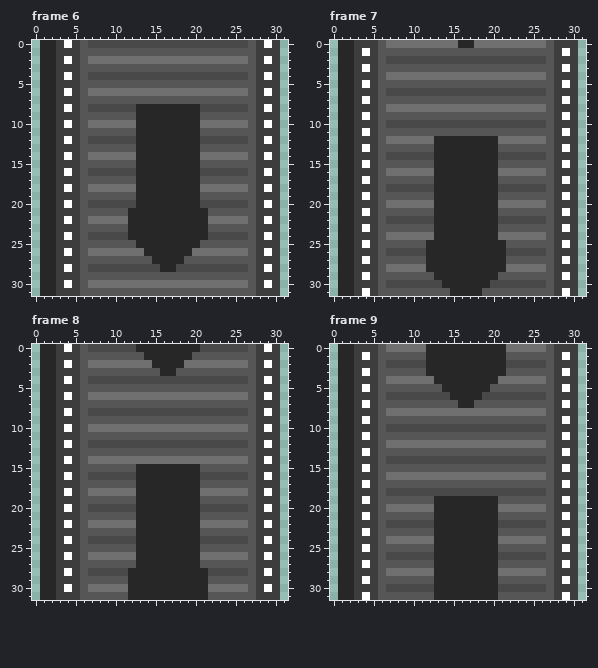
Pixel-art file: Assets/Sprites/Conveyors/down conv.aseprite. Above: the version before the commit.
32x32 pixels, 10 frames. Shown: frame 6, frame 7, frame 8, frame 9. The commit also changed other frames, which this record leaves out.
The same view after the edit:
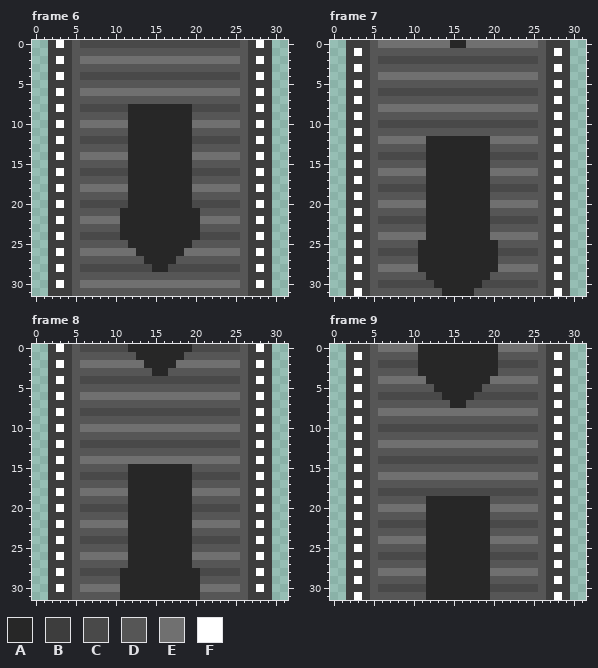
Palette (. is transparent): A #272727  B #3d3d3d  C #494949  D #565656  E #707070  F #ffffff
The edit:
Frame 6, layers "Layer 7", "Layer 6":
y 0: x 1..6 AABFBD -> .BFBDC; x 26..30 CDBFB -> DBFB.
y 1: x 1..2 AA -> .B; x 5 B -> D; x 27 D -> B; x 30 B -> .
y 2: x 1..6 AABFBD -> .BFBDE; x 26..30 EDBFB -> DBFB.
y 3: x 1..2 AA -> .B; x 5 B -> D; x 27 D -> B; x 30 B -> .
y 4: x 1..6 AABFBD -> .BFBDC; x 26..30 CDBFB -> DBFB.
y 5: x 1..2 AA -> .B; x 5 B -> D; x 27 D -> B; x 30 B -> .
y 6: x 1..6 AABFBD -> .BFBDE; x 26..30 EDBFB -> DBFB.
y 7: x 1..2 AA -> .B; x 5 B -> D; x 27 D -> B; x 30 B -> .
y 8: x 1..6 AABFBD -> .BFBDC; x 12 C -> A; x 20 A -> C; x 26..30 CDBFB -> DBFB.
y 9: x 1..2 AA -> .B; x 5 B -> D; x 12 D -> A; x 20 A -> D; x 27 D -> B; x 30 B -> .
y 10: x 1..6 AABFBD -> .BFBDE; x 12 E -> A; x 20 A -> E; x 26..30 EDBFB -> DBFB.
y 11: x 1..2 AA -> .B; x 5 B -> D; x 12 D -> A; x 20 A -> D; x 27 D -> B; x 30 B -> .
y 12: x 1..6 AABFBD -> .BFBDC; x 12 C -> A; x 20 A -> C; x 26..30 CDBFB -> DBFB.
y 13: x 1..2 AA -> .B; x 5 B -> D; x 12 D -> A; x 20 A -> D; x 27 D -> B; x 30 B -> .
y 14: x 1..6 AABFBD -> .BFBDE; x 12 E -> A; x 20 A -> E; x 26..30 EDBFB -> DBFB.
y 15: x 1..2 AA -> .B; x 5 B -> D; x 12 D -> A; x 20 A -> D; x 27 D -> B; x 30 B -> .
y 16: x 1..6 AABFBD -> .BFBDC; x 12 C -> A; x 20 A -> C; x 26..30 CDBFB -> DBFB.
y 17: x 1..2 AA -> .B; x 5 B -> D; x 12 D -> A; x 20 A -> D; x 27 D -> B; x 30 B -> .
y 18: x 1..6 AABFBD -> .BFBDE; x 12 E -> A; x 20 A -> E; x 26..30 EDBFB -> DBFB.
y 19: x 1..2 AA -> .B; x 5 B -> D; x 12 D -> A; x 20 A -> D; x 27 D -> B; x 30 B -> .
y 20: x 1..6 AABFBD -> .BFBDC; x 12 C -> A; x 20 A -> C; x 26..30 CDBFB -> DBFB.
y 21: x 1..2 AA -> .B; x 5 B -> D; x 11 D -> A; x 21 A -> D; x 27 D -> B; x 30 B -> .
y 22: x 1..6 AABFBD -> .BFBDE; x 11 E -> A; x 21 A -> E; x 26..30 EDBFB -> DBFB.
y 23: x 1..2 AA -> .B; x 5 B -> D; x 11 D -> A; x 21 A -> D; x 27 D -> B; x 30 B -> .
y 24: x 1..6 AABFBD -> .BFBDC; x 11 C -> A; x 21 A -> C; x 26..30 CDBFB -> DBFB.
y 25: x 1..2 AA -> .B; x 5 B -> D; x 12 D -> A; x 20 A -> D; x 27 D -> B; x 30 B -> .
y 26: x 1..6 AABFBD -> .BFBDE; x 13 E -> A; x 19 A -> E; x 26..30 EDBFB -> DBFB.
y 27: x 1..2 AA -> .B; x 5 B -> D; x 14 D -> A; x 18 A -> D; x 27 D -> B; x 30 B -> .
y 28: x 1..6 AABFBD -> .BFBDC; x 15 C -> A; x 17 A -> C; x 26..30 CDBFB -> DBFB.
y 29: x 1..2 AA -> .B; x 5 B -> D; x 27 D -> B; x 30 B -> .
y 30: x 1..6 AABFBD -> .BFBDE; x 26..30 EDBFB -> DBFB.
y 31: x 1..2 AA -> .B; x 5 B -> D; x 27 D -> B; x 30 B -> .
Frame 7, layers "Layer 7", "Layer 6":
y 0: x 1..2 AA -> .B; x 5..6 BD -> DE; x 15 E -> A; x 17 A -> E; x 26..27 ED -> DB; x 30 B -> .
y 1: x 1..5 AABFB -> .BFBD; x 27..30 DBFB -> BFB.
y 2: x 1..2 AA -> .B; x 5..6 BD -> DC; x 26..27 CD -> DB; x 30 B -> .
y 3: x 1..5 AABFB -> .BFBD; x 27..30 DBFB -> BFB.
y 4: x 1..2 AA -> .B; x 5..6 BD -> DE; x 26..27 ED -> DB; x 30 B -> .
y 5: x 1..5 AABFB -> .BFBD; x 27..30 DBFB -> BFB.
y 6: x 1..2 AA -> .B; x 5..6 BD -> DC; x 26..27 CD -> DB; x 30 B -> .
y 7: x 1..5 AABFB -> .BFBD; x 27..30 DBFB -> BFB.
y 8: x 1..2 AA -> .B; x 5..6 BD -> DE; x 26..27 ED -> DB; x 30 B -> .
y 9: x 1..5 AABFB -> .BFBD; x 27..30 DBFB -> BFB.
y 10: x 1..2 AA -> .B; x 5..6 BD -> DC; x 26..27 CD -> DB; x 30 B -> .
y 11: x 1..5 AABFB -> .BFBD; x 27..30 DBFB -> BFB.
y 12: x 1..2 AA -> .B; x 5..6 BD -> DE; x 12 E -> A; x 20 A -> E; x 26..27 ED -> DB; x 30 B -> .
y 13: x 1..5 AABFB -> .BFBD; x 12 D -> A; x 20 A -> D; x 27..30 DBFB -> BFB.
y 14: x 1..2 AA -> .B; x 5..6 BD -> DC; x 12 C -> A; x 20 A -> C; x 26..27 CD -> DB; x 30 B -> .
y 15: x 1..5 AABFB -> .BFBD; x 12 D -> A; x 20 A -> D; x 27..30 DBFB -> BFB.
y 16: x 1..2 AA -> .B; x 5..6 BD -> DE; x 12 E -> A; x 20 A -> E; x 26..27 ED -> DB; x 30 B -> .
y 17: x 1..5 AABFB -> .BFBD; x 12 D -> A; x 20 A -> D; x 27..30 DBFB -> BFB.
y 18: x 1..2 AA -> .B; x 5..6 BD -> DC; x 12 C -> A; x 20 A -> C; x 26..27 CD -> DB; x 30 B -> .
y 19: x 1..5 AABFB -> .BFBD; x 12 D -> A; x 20 A -> D; x 27..30 DBFB -> BFB.
y 20: x 1..2 AA -> .B; x 5..6 BD -> DE; x 12 E -> A; x 20 A -> E; x 26..27 ED -> DB; x 30 B -> .
y 21: x 1..5 AABFB -> .BFBD; x 12 D -> A; x 20 A -> D; x 27..30 DBFB -> BFB.
y 22: x 1..2 AA -> .B; x 5..6 BD -> DC; x 12 C -> A; x 20 A -> C; x 26..27 CD -> DB; x 30 B -> .
y 23: x 1..5 AABFB -> .BFBD; x 12 D -> A; x 20 A -> D; x 27..30 DBFB -> BFB.
y 24: x 1..2 AA -> .B; x 5..6 BD -> DE; x 12 E -> A; x 20 A -> E; x 26..27 ED -> DB; x 30 B -> .
y 25: x 1..5 AABFB -> .BFBD; x 11 D -> A; x 21 A -> D; x 27..30 DBFB -> BFB.
y 26: x 1..2 AA -> .B; x 5..6 BD -> DC; x 11 C -> A; x 21 A -> C; x 26..27 CD -> DB; x 30 B -> .
y 27: x 1..5 AABFB -> .BFBD; x 11 D -> A; x 21 A -> D; x 27..30 DBFB -> BFB.
y 28: x 1..2 AA -> .B; x 5..6 BD -> DE; x 11 E -> A; x 21 A -> E; x 26..27 ED -> DB; x 30 B -> .
y 29: x 1..5 AABFB -> .BFBD; x 12 D -> A; x 20 A -> D; x 27..30 DBFB -> BFB.
y 30: x 1..2 AA -> .B; x 5..6 BD -> DC; x 13 C -> A; x 19 A -> C; x 26..27 CD -> DB; x 30 B -> .
y 31: x 1..5 AABFB -> .BFBD; x 14 D -> A; x 18 A -> D; x 27..30 DBFB -> BFB.
Frame 8, layers "Layer 7", "Layer 6":
y 0: x 1..6 AABFBD -> .BFBDC; x 12 C -> A; x 20 A -> C; x 26..30 CDBFB -> DBFB.
y 1: x 1..2 AA -> .B; x 5 B -> D; x 13 D -> A; x 19 A -> D; x 27 D -> B; x 30 B -> .
y 2: x 1..6 AABFBD -> .BFBDE; x 14 E -> A; x 18 A -> E; x 26..30 EDBFB -> DBFB.
y 3: x 1..2 AA -> .B; x 5 B -> D; x 15 D -> A; x 17 A -> D; x 27 D -> B; x 30 B -> .
y 4: x 1..6 AABFBD -> .BFBDC; x 26..30 CDBFB -> DBFB.
y 5: x 1..2 AA -> .B; x 5 B -> D; x 27 D -> B; x 30 B -> .
y 6: x 1..6 AABFBD -> .BFBDE; x 26..30 EDBFB -> DBFB.
y 7: x 1..2 AA -> .B; x 5 B -> D; x 27 D -> B; x 30 B -> .
y 8: x 1..6 AABFBD -> .BFBDC; x 26..30 CDBFB -> DBFB.
y 9: x 1..2 AA -> .B; x 5 B -> D; x 27 D -> B; x 30 B -> .
y 10: x 1..6 AABFBD -> .BFBDE; x 26..30 EDBFB -> DBFB.
y 11: x 1..2 AA -> .B; x 5 B -> D; x 27 D -> B; x 30 B -> .
y 12: x 1..6 AABFBD -> .BFBDC; x 26..30 CDBFB -> DBFB.
y 13: x 1..2 AA -> .B; x 5 B -> D; x 27 D -> B; x 30 B -> .
y 14: x 1..6 AABFBD -> .BFBDE; x 26..30 EDBFB -> DBFB.
y 15: x 1..2 AA -> .B; x 5 B -> D; x 12 D -> A; x 20 A -> D; x 27 D -> B; x 30 B -> .
y 16: x 1..6 AABFBD -> .BFBDC; x 12 C -> A; x 20 A -> C; x 26..30 CDBFB -> DBFB.
y 17: x 1..2 AA -> .B; x 5 B -> D; x 12 D -> A; x 20 A -> D; x 27 D -> B; x 30 B -> .
y 18: x 1..6 AABFBD -> .BFBDE; x 12 E -> A; x 20 A -> E; x 26..30 EDBFB -> DBFB.
y 19: x 1..2 AA -> .B; x 5 B -> D; x 12 D -> A; x 20 A -> D; x 27 D -> B; x 30 B -> .
y 20: x 1..6 AABFBD -> .BFBDC; x 12 C -> A; x 20 A -> C; x 26..30 CDBFB -> DBFB.
y 21: x 1..2 AA -> .B; x 5 B -> D; x 12 D -> A; x 20 A -> D; x 27 D -> B; x 30 B -> .
y 22: x 1..6 AABFBD -> .BFBDE; x 12 E -> A; x 20 A -> E; x 26..30 EDBFB -> DBFB.
y 23: x 1..2 AA -> .B; x 5 B -> D; x 12 D -> A; x 20 A -> D; x 27 D -> B; x 30 B -> .
y 24: x 1..6 AABFBD -> .BFBDC; x 12 C -> A; x 20 A -> C; x 26..30 CDBFB -> DBFB.
y 25: x 1..2 AA -> .B; x 5 B -> D; x 12 D -> A; x 20 A -> D; x 27 D -> B; x 30 B -> .
y 26: x 1..6 AABFBD -> .BFBDE; x 12 E -> A; x 20 A -> E; x 26..30 EDBFB -> DBFB.
y 27: x 1..2 AA -> .B; x 5 B -> D; x 12 D -> A; x 20 A -> D; x 27 D -> B; x 30 B -> .
y 28: x 1..6 AABFBD -> .BFBDC; x 11 C -> A; x 21 A -> C; x 26..30 CDBFB -> DBFB.
y 29: x 1..2 AA -> .B; x 5 B -> D; x 11 D -> A; x 21 A -> D; x 27 D -> B; x 30 B -> .
y 30: x 1..6 AABFBD -> .BFBDE; x 11 E -> A; x 21 A -> E; x 26..30 EDBFB -> DBFB.
y 31: x 1..2 AA -> .B; x 5 B -> D; x 11 D -> A; x 21 A -> D; x 27 D -> B; x 30 B -> .
Frame 9, layers "Layer 7", "Layer 6":
y 0: x 1..2 AA -> .B; x 5..6 BD -> DE; x 11 E -> A; x 21 A -> E; x 26..27 ED -> DB; x 30 B -> .
y 1: x 1..5 AABFB -> .BFBD; x 11 D -> A; x 21 A -> D; x 27..30 DBFB -> BFB.
y 2: x 1..2 AA -> .B; x 5..6 BD -> DC; x 11 C -> A; x 21 A -> C; x 26..27 CD -> DB; x 30 B -> .
y 3: x 1..5 AABFB -> .BFBD; x 11 D -> A; x 21 A -> D; x 27..30 DBFB -> BFB.
y 4: x 1..2 AA -> .B; x 5..6 BD -> DE; x 12 E -> A; x 20 A -> E; x 26..27 ED -> DB; x 30 B -> .
y 5: x 1..5 AABFB -> .BFBD; x 13 D -> A; x 19 A -> D; x 27..30 DBFB -> BFB.
y 6: x 1..2 AA -> .B; x 5..6 BD -> DC; x 14 C -> A; x 18 A -> C; x 26..27 CD -> DB; x 30 B -> .
y 7: x 1..5 AABFB -> .BFBD; x 15 D -> A; x 17 A -> D; x 27..30 DBFB -> BFB.
y 8: x 1..2 AA -> .B; x 5..6 BD -> DE; x 26..27 ED -> DB; x 30 B -> .
y 9: x 1..5 AABFB -> .BFBD; x 27..30 DBFB -> BFB.
y 10: x 1..2 AA -> .B; x 5..6 BD -> DC; x 26..27 CD -> DB; x 30 B -> .
y 11: x 1..5 AABFB -> .BFBD; x 27..30 DBFB -> BFB.
y 12: x 1..2 AA -> .B; x 5..6 BD -> DE; x 26..27 ED -> DB; x 30 B -> .
y 13: x 1..5 AABFB -> .BFBD; x 27..30 DBFB -> BFB.
y 14: x 1..2 AA -> .B; x 5..6 BD -> DC; x 26..27 CD -> DB; x 30 B -> .
y 15: x 1..5 AABFB -> .BFBD; x 27..30 DBFB -> BFB.
y 16: x 1..2 AA -> .B; x 5..6 BD -> DE; x 26..27 ED -> DB; x 30 B -> .
y 17: x 1..5 AABFB -> .BFBD; x 27..30 DBFB -> BFB.
y 18: x 1..2 AA -> .B; x 5..6 BD -> DC; x 26..27 CD -> DB; x 30 B -> .
y 19: x 1..5 AABFB -> .BFBD; x 12 D -> A; x 20 A -> D; x 27..30 DBFB -> BFB.
y 20: x 1..2 AA -> .B; x 5..6 BD -> DE; x 12 E -> A; x 20 A -> E; x 26..27 ED -> DB; x 30 B -> .
y 21: x 1..5 AABFB -> .BFBD; x 12 D -> A; x 20 A -> D; x 27..30 DBFB -> BFB.
y 22: x 1..2 AA -> .B; x 5..6 BD -> DC; x 12 C -> A; x 20 A -> C; x 26..27 CD -> DB; x 30 B -> .
y 23: x 1..5 AABFB -> .BFBD; x 12 D -> A; x 20 A -> D; x 27..30 DBFB -> BFB.
y 24: x 1..2 AA -> .B; x 5..6 BD -> DE; x 12 E -> A; x 20 A -> E; x 26..27 ED -> DB; x 30 B -> .
y 25: x 1..5 AABFB -> .BFBD; x 12 D -> A; x 20 A -> D; x 27..30 DBFB -> BFB.
y 26: x 1..2 AA -> .B; x 5..6 BD -> DC; x 12 C -> A; x 20 A -> C; x 26..27 CD -> DB; x 30 B -> .
y 27: x 1..5 AABFB -> .BFBD; x 12 D -> A; x 20 A -> D; x 27..30 DBFB -> BFB.
y 28: x 1..2 AA -> .B; x 5..6 BD -> DE; x 12 E -> A; x 20 A -> E; x 26..27 ED -> DB; x 30 B -> .
y 29: x 1..5 AABFB -> .BFBD; x 12 D -> A; x 20 A -> D; x 27..30 DBFB -> BFB.
y 30: x 1..2 AA -> .B; x 5..6 BD -> DC; x 12 C -> A; x 20 A -> C; x 26..27 CD -> DB; x 30 B -> .
y 31: x 1..5 AABFB -> .BFBD; x 12 D -> A; x 20 A -> D; x 27..30 DBFB -> BFB.
Boxes around the changes in both pictures, in picture pixels (x1, y1, x2, y2):
changed: (40, 40, 280, 296)
changed: (338, 40, 450, 296)
changed: (450, 40, 474, 48)
changed: (474, 40, 578, 296)
changed: (40, 344, 280, 600)
changed: (338, 344, 578, 600)
